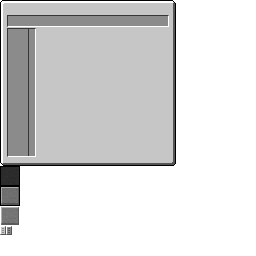
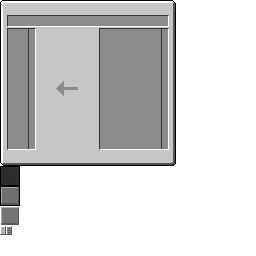
Layer changes from the first 256px x 256px image to the second:
added layer "arrow" above "ingredient_list" over [7, 43, 132, 157]
added layer "ingredient_list" above "item_list" over [99, 28, 169, 150]
renamed "item_boxes" to "item_list", painted on it over [7, 81, 78, 157]
painted on "search_box" over [7, 28, 169, 157]
